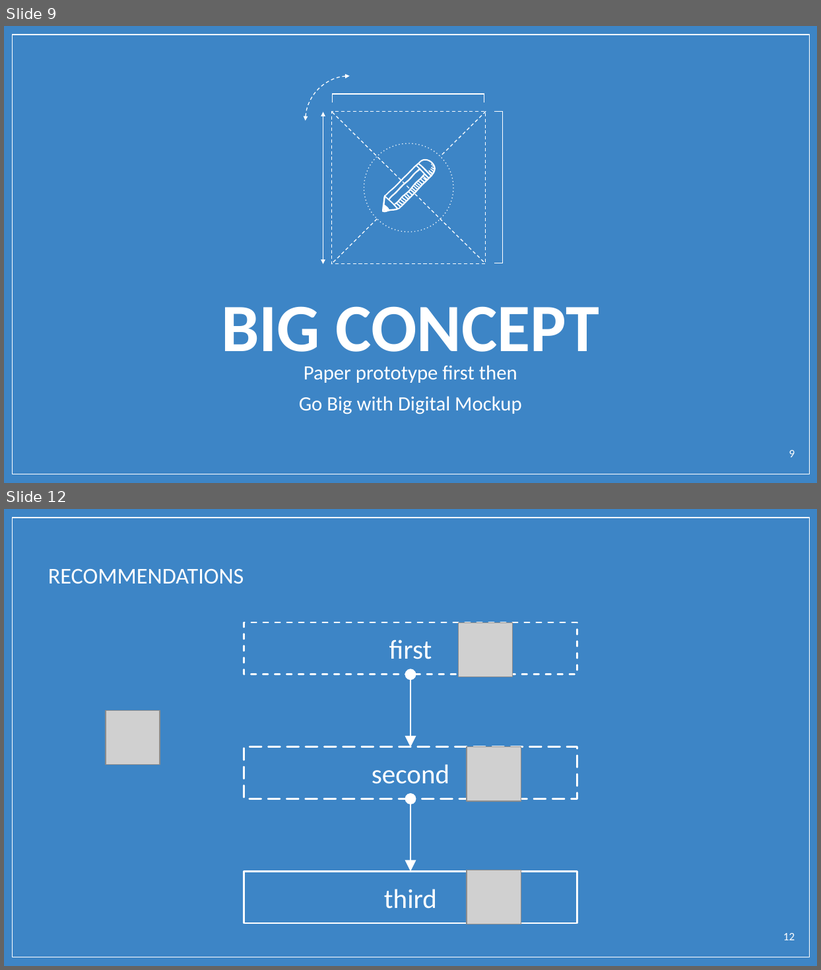
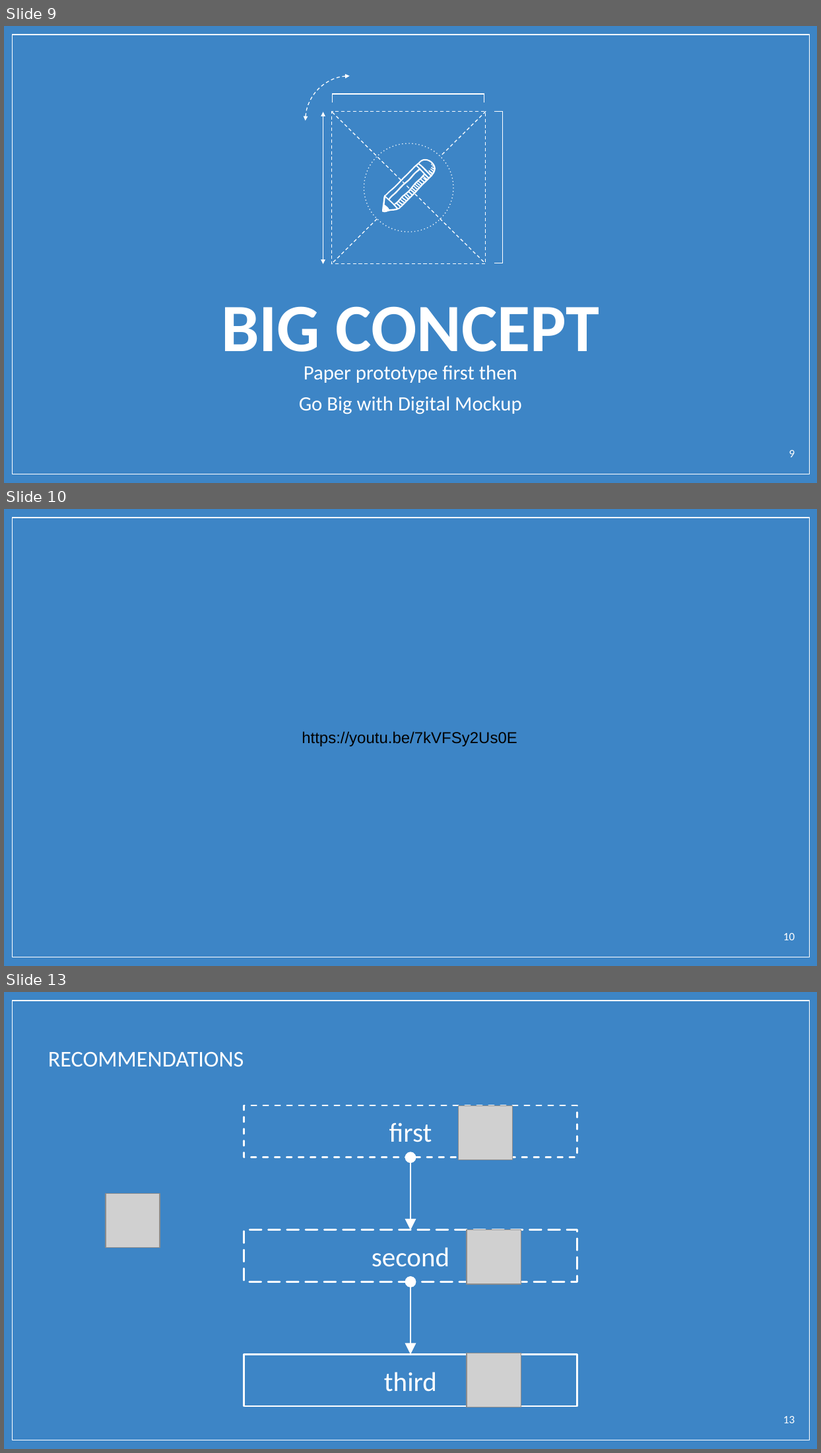
Before and after one commit to jbcaridad/userdessf181-A1-jbcaridad-emgarcia, a slide deck: UIUX/Connect.pptx. Shown one above the other, each under a label of ours: slides 9 and 12 before the commit, slides 9, 10 and 13 after it; the slides between them are not shown. The pictures are 821x970 and 821x1453 pixels, drawn with LibreOffice and Linux fonts; fonts in the diff are those of the drawing; grey boxes stand for pictures; background and template pictures are left out. Boxes give left, top, right and bottom in pixels: in the first picture for what was removed or moved away, otherwise in the second. Text is boxed around its words. In the diff, an @@ line names an element or a change of style, - is before the commit and + after.

```diff
--- a/UIUX/Connect.pptx
+++ b/UIUX/Connect.pptx
@@ slide 10 added at (4, 509, 817, 966), background picture (left out); not listed: 1 template element that a slide beside it also shows @@
@@ text added at (302, 731, 517, 747), 14 pt, text #000000 @@
+https://youtu.be/7kVFSy2Us0E
@@ page number added at (783, 933, 795, 941), 10 pt, text #FFFFFF @@
+10
@@ what was slide 12 is now slide 13 @@
@@ page number at (783, 1416, 795, 1424): text changed @@
-12
+13
```
Also in this commit, not shown: 1 slide changed, 2 other slides added, 1 slide removed.
